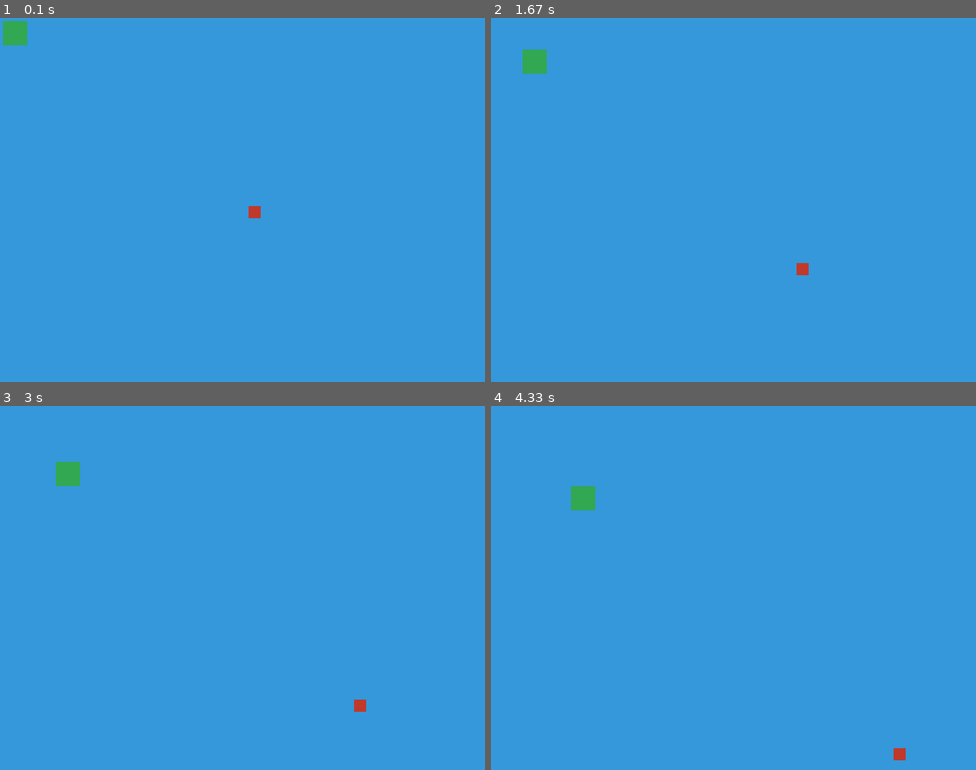
Above: before the commit, frames 1-4 (two rows, left to right).
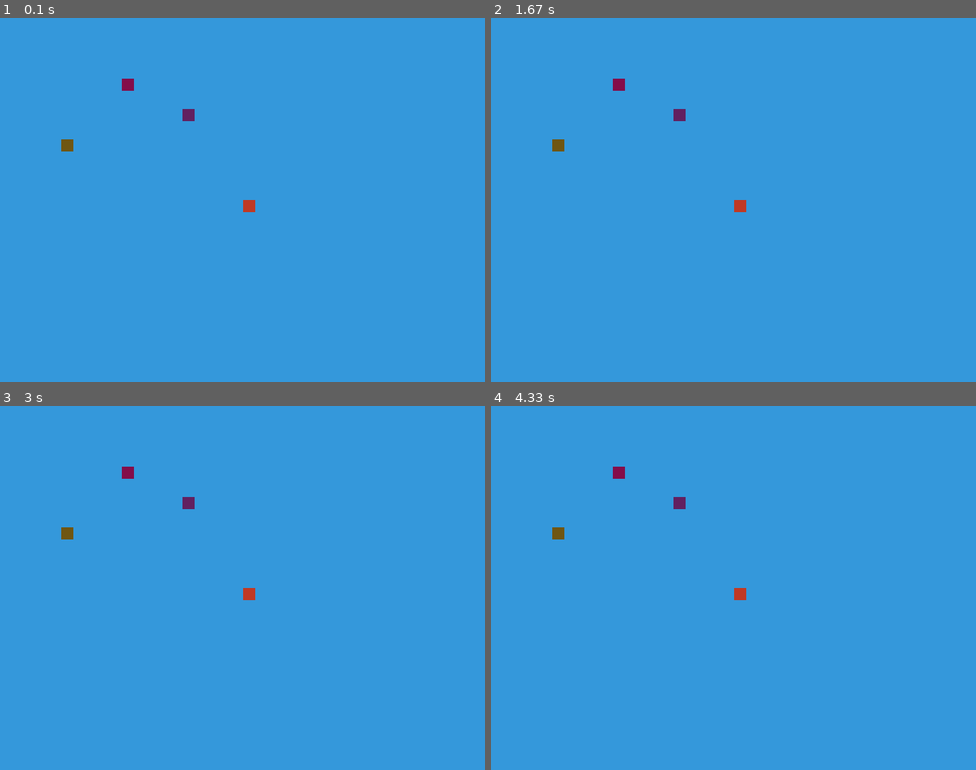
Above: after the commit, the same moments.

Repository: pettdev/Juego-de-Bolillas-PyGame
Game: pygame game, started from main.py
The game is run twice, just before and just after one commit, with the same random seed, the same clock (stepped at 60 frames per second) and the same inputs.
Inputs:
- Up to frame 1 (0.1 s): no input
- Up to frame 2 (1.67 s): no input
- Up to frame 3 (3 s): no input
- Up to frame 4 (4.33 s): no input

The runs differ from the first frame. In frame 1, 0.7% of the frame differs, in the area x 0-54%, y 0-55%; in frame 2, 0.8%, in the area x 6-66%, y 8-71%; in frame 3, 0.8%; in frame 4, 0.8%.

Commit message:
Clase Bola y Clase Limites creadas por mi

Diff:
--- /dev/null
+++ b/clase_bolilla.py
@@ -0,0 +1,48 @@
+import pygame as pg
+
+class Bolilla():
+
+    def __init__(self, ancho:int, alto:int, color:tuple, pantalla:int, x:int, y:int):
+        self.ancho = ancho
+        self.alto = alto
+        self.color = color
+        self.pantalla = pantalla
+        self.x = x
+        self.y = y
+        self.crear_bolilla()
+
+    def crear_bolilla(self):
+        return pg.draw.rect(self.pantalla, self.color, (self.x, self.y, self.ancho, self.alto))
+
+
+class Limites():
+
+    def __init__(self, x:int, y:int, width:int, height:int, lim_al:int, lim_an:int, speed:int):
+        self.x = x
+        self.y = y
+        self.speed = speed
+        self.width = width
+        self.height = height
+        self.lim_al = lim_al
+        self.lim_an = lim_an
+
+
+    def coordLimites(self):
+            espacioX = 0
+            espacioY = 0
+
+            espacioX = self.lim_an - self.width
+            espacioY = self.lim_al - self.height
+
+            self.x += self.speed
+            self.y += self.speed
+
+            if self.x <= espacioX or self.x == 0:
+                self.speed *= -1
+            elif self.y <= espacioY or self.y == 0:
+                self.speed *= -1
+
+            xResult = self.x
+            yResult = self.y
+
+            return xResult, yResult
--- a/main.py
+++ b/main.py
@@ -1,24 +1,27 @@
 import pygame as pg
+from clase_bolilla import *
 
 #Inicializar todos los modulos pygame
 #pantallas, sonidos, teclados, etc
 pg.init()
 
 # Crear pantalla o Surface
-pantalla_principal = pg.display.set_mode( (800, 600) ) # Ventana y tamaño, con Ancho y Largo
+ancho_pant = 600
+alto_pant = 800
+pantalla_principal = pg.display.set_mode( (alto_pant, ancho_pant) ) # Ventana y tamaño, con Ancho y Largo
 pg.display.set_caption("Bolillas Rebotando") # Titulo para la ventana
 
 game_over = False
 
-x = 400
-y = 300
-vx = 1
-vy = 1
+velocidad = 1
 
-z = 000
-a = 000
-vz = 0.5
-va = 0.5
+coord = Limites(400, 300, 20, 20, ancho_pant, alto_pant, velocidad)
+coord1 = Limites(200, 100, 20, 20, ancho_pant, alto_pant, velocidad)
+coord2 = Limites(100, 200, 20, 20, ancho_pant, alto_pant, velocidad)
+coord3 = Limites(300, 150, 20, 20, ancho_pant, alto_pant, velocidad)
+
+bola, bola1, bola2, bola3 = Bolilla, Bolilla, Bolilla, Bolilla
+
 
 while not game_over:
 
@@ -29,24 +32,14 @@
 
     pantalla_principal.fill( (52, 152, 219) ) #Asignar color a la pantalla
 
-    x += vx
-    y += vy
-    z += vz
-    a += va
+    # Crear un rectángulo que tenga largo y ancho
 
-    if x >= 780 or x == 0:
-        vx *= -1
-    if y >= 580 or y == 0:
-        vy *= -1
-    if z >= 780 or z == 0:
-        vz *= -1
-    if a >= 580 or a == 0:
-        va *= -1
+    #dibujar(pantalla, (color RGB), (Coord. Posicion An x La, tamaño An, Tamaño La))
+    """ pg.draw.rect(pantalla_principal, (192, 57, 43), (x, y, 20, 20)) """
 
-
-    # Crear un rectángulo que tenga largo y ancho
-    #dibujar(pantalla, (color RGB), (Coord. Posicion An x La, tamaño An, Tamaño La))
-    pg.draw.rect(pantalla_principal, (192, 57, 43), (x, y, 20, 20))
-    pg.draw.rect(pantalla_principal, (50, 168, 82), (z, a, 40, 40))
+    bola(20, 20, (192, 57, 36), pantalla_principal, coord.coordLimites()[0], coord.coordLimites()[1])
+    bola1(20, 20, (132, 13, 74), pantalla_principal, coord1.coordLimites()[0], coord1.coordLimites()[1])
+    bola2(20, 20, (111, 86, 18), pantalla_principal, coord2.coordLimites()[0], coord2.coordLimites()[1])
+    bola3(20, 20, (98, 32, 96), pantalla_principal, coord3.coordLimites()[0], coord3.coordLimites()[1])
 
     pg.display.flip() #Para aplicar todo el añadido de arriba.
